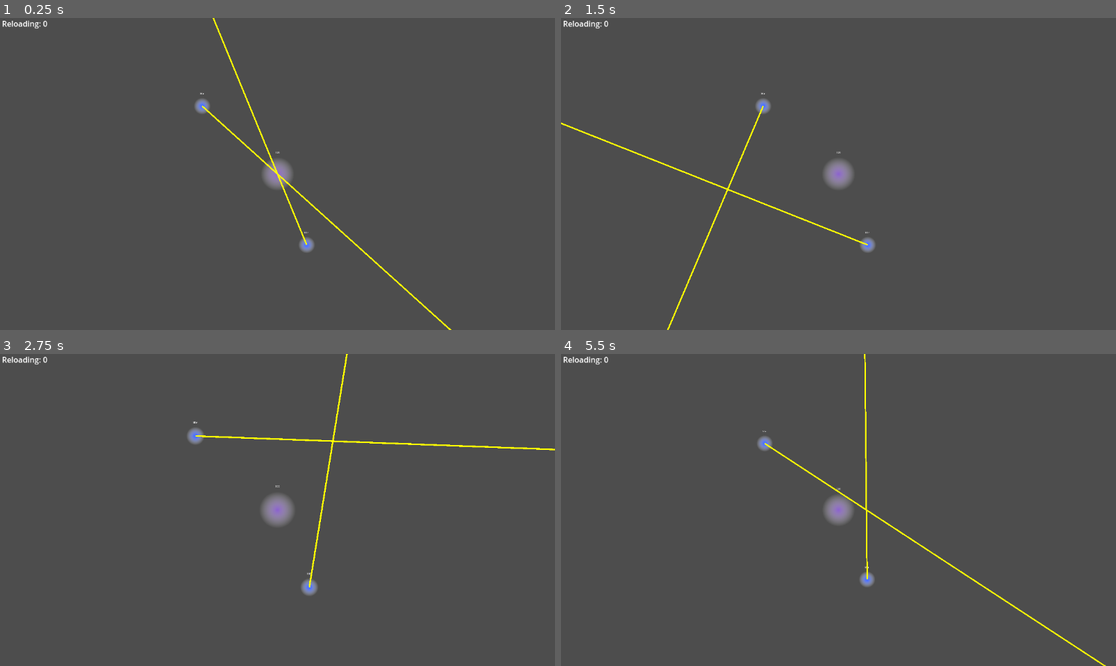
Above: before the commit, frames 1-4 (two rows, left to right).
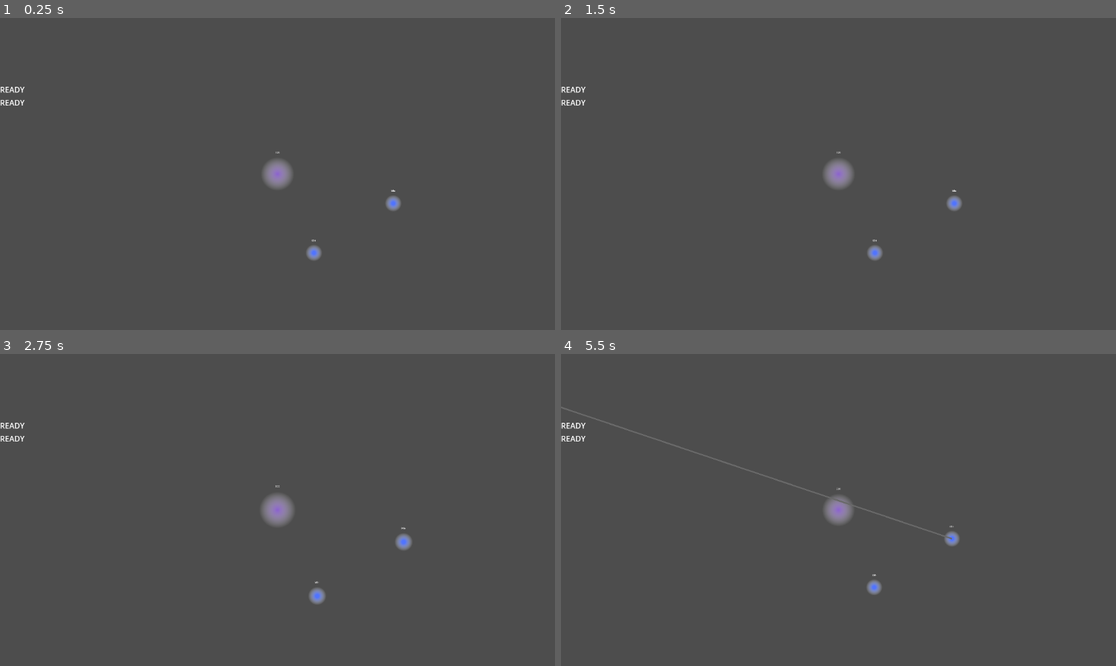
Above: after the commit, the same moments.

Repository: dwlee0802/ProbabilityShooter
Game: Godot game, scene res://Scenes/game.tscn
The game is run twice, just before and just after one commit, with the same random seed, the same clock (stepped at 60 frames per second) and the same inputs.
Inputs (mouse positions are in pixels of both pictures, inside the frame that each line leads up to):
- Up to frame 1 (0.25 s): no input
- Up to frame 2 (1.5 s): tap Enter at 0.5 s; move the mouse to (960, 158) at 0.52 s; click (960, 158) at 0.6 s; tap Middle mouse button (camera_pan) at 0.8, 1.35 s; tap Space at 1.25 s; move the mouse to (727, 189) at 1.27 s
- Up to frame 3 (2.75 s): tap Mouse wheel up (camera_zoom_in) at 1.55, 2.1 s; move the mouse to (333, 441) at 2.02 s; tap Mouse wheel down (camera_zoom_out) at 2.3 s
- Up to frame 4 (5.5 s): move the mouse to (810, 572) at 2.77 s; tap Mouse wheel down (camera_zoom_out) at 2.85 s; tap 4 (select_unit_four) at 3.05, 3.6 s; move the mouse to (1005, 556) at 3.52 s; tap 1 (select_unit_one) at 3.8, 4.35 s; tap Enter at 4.25 s; move the mouse to (672, 463) at 4.27 s; tap 3 (select_unit_three) at 4.55, 5.1 s; tap Space at 5 s; move the mouse to (866, 510) at 5.02 s; tap 2 (select_unit_two) at 5.3 s

The runs differ from the first frame. In frame 1, 1.2% of the frame differs, in the area x 0-82%, y 0-100%; in frame 2, 1.2%; in frame 3, 1.3%; in frame 4, 1.4%, in the area x 0-99%, y 0-100%.

Commit message:
Remade unit selection system.

Diff:
--- a/Scenes/CameraControl.gd
+++ b/Scenes/CameraControl.gd
@@ -2,8 +2,15 @@
 class_name CameraControl
 
 @export
-var zoomSpeed: float = 10.0
-var zoomTarget: Vector2
+var zoom_speed: float = 10.0
+var zoom_target: Vector2
+
+@export
+var move_speed: float = 10.0
+var move_target: Vector2
+# true when centering onto a unit
+# becomes false when camera is panned
+var moving: bool = false
 
 ## camera panning related stuff
 var dragging: bool = false
@@ -13,23 +20,25 @@
 
 # Called when the node enters the scene tree for the first time.
 func _ready():
-	zoomTarget = zoom
+	zoom_target = zoom
 
 func _process(delta):
-	zoom_camera(delta)
-	pan_camera()
+	_zoom_camera(delta)
+	_pan_camera()
+	_center_camera(delta)
 
-func zoom_camera(delta):
+func _zoom_camera(delta):
 	if Input.is_action_just_pressed("camera_zoom_in"):
-		zoomTarget *= 1.1
+		zoom_target *= 1.1
 
 	if Input.is_action_just_pressed("camera_zoom_out"):
-		zoomTarget *= 0.9
+		zoom_target *= 0.9
 
-	zoom = zoom.slerp(zoomTarget, zoomSpeed * delta)
+	zoom = zoom.slerp(zoom_target, zoom_speed * delta)
 
-func pan_camera():
+func _pan_camera():
 	if !dragging and Input.is_action_just_pressed("camera_pan"):
+		moving = false
 		mouse_pos_init = get_viewport().get_mouse_position()
 		camera_pos_init = position
 		dragging = true
@@ -41,5 +50,10 @@
 		var offset_vector: Vector2 = get_viewport().get_mouse_position() - mouse_pos_init
 		position = camera_pos_init - offset_vector * 1 / zoom.x
 
-func center_camera(at_pos: Vector2) -> void:
-	position = at_pos
+func _center_camera(delta) -> void:
+	if moving:
+		position = position.lerp(move_target, move_speed * delta)
+
+func center_camera_on(target_pos: Vector2) -> void:
+	moving = true
+	move_target = target_pos
--- a/Scenes/game.gd
+++ b/Scenes/game.gd
@@ -6,6 +6,9 @@
 var enemy_scene = preload("res://Scenes/enemy_unit.tscn")
 
 @onready var core: Core = $Core
+
+@export
+var units = []
 
 @export_category("Wave Setting")
 ## time in seconds between enemy unit spawns
@@ -25,19 +28,24 @@
 @export
 var no_game_over: bool = false
 
-@onready
-var selected_unit: PlayerUnit = $PlayerUnit
-
 
 # Called when the node enters the scene tree for the first time.
 func _ready():
+	# delegate front end management to input manager
+	$InputManager.game = self
+
+	units = $PlayerUnits.get_children()
+
 	EnemyUnit.core_position = core.global_position
 	core.core_killed.connect(game_over)
 	spawn_timer.timeout.connect(spawn_enemy_unit)
 	spawn_timer.start(spawn_cooldown)
 
 func _process(_delta):
-	user_interface.update_reload_label(selected_unit.action_one_reload_timer.time_left)
+	var reload_times = []
+	for unit: PlayerUnit in units:
+		reload_times.append(unit.action_one_reload_timer.time_left)
+	user_interface.update_reload_labels(reload_times)
 
 func spawn_enemy_unit() -> void:
 	var newEnemy: EnemyUnit = enemy_scene.instantiate()
--- a/Scenes/game.tscn
+++ b/Scenes/game.tscn
@@ -16,10 +16,8 @@
 [node name="SpawnTimer" type="Timer" parent="."]
 process_callback = 0
 
-[node name="InputManager" type="Node" parent="." node_paths=PackedStringArray("unit_one", "unit_two")]
+[node name="InputManager" type="Node" parent="."]
 script = ExtResource("2_webe7")
-unit_one = NodePath("../PlayerUnit")
-unit_two = NodePath("../PlayerUnit2")
 
 [node name="Camera2D" type="Camera2D" parent="InputManager"]
 zoom = Vector2(0.3, 0.3)
@@ -28,13 +26,15 @@
 
 [node name="Core" parent="." instance=ExtResource("1_i48ud")]
 
-[node name="PlayerUnit" parent="." instance=ExtResource("2_jg501")]
-position = Vector2(202, 491)
+[node name="PlayerUnits" type="Node2D" parent="."]
+
+[node name="PlayerUnit" parent="PlayerUnits" instance=ExtResource("2_jg501")]
+position = Vector2(252, 546)
 movement_speed = 500.0
 action_one_reload_time = 0.5
 
-[node name="PlayerUnit2" parent="." instance=ExtResource("2_jg501")]
-position = Vector2(-521, -470)
+[node name="PlayerUnit2" parent="PlayerUnits" instance=ExtResource("2_jg501")]
+position = Vector2(801, 203)
 movement_speed = 500.0
 action_one_reload_time = 0.5
 
@@ -43,9 +43,30 @@
 [node name="UserInterface" type="CanvasLayer" parent="."]
 script = ExtResource("5_cic1u")
 
-[node name="ReloadLabel" type="Label" parent="UserInterface"]
+[node name="TempBugfix" type="Label" parent="UserInterface"]
 offset_right = 40.0
 offset_bottom = 23.0
+text = " "
+
+[node name="ReloadState" type="VBoxContainer" parent="UserInterface"]
+offset_right = 323.0
+offset_bottom = 324.0
+alignment = 1
+
+[node name="ReloadLabel" type="Label" parent="UserInterface/ReloadState"]
+layout_mode = 2
+text = "asdf"
+
+[node name="ReloadLabel2" type="Label" parent="UserInterface/ReloadState"]
+layout_mode = 2
+text = "asdf"
+
+[node name="ReloadLabel3" type="Label" parent="UserInterface/ReloadState"]
+layout_mode = 2
+text = "asdf"
+
+[node name="ReloadLabel4" type="Label" parent="UserInterface/ReloadState"]
+layout_mode = 2
 text = "asdf"
 
 [connection signal="body_entered" from="Core" to="Core" method="_on_body_entered"]
--- a/Scenes/input_manager.gd
+++ b/Scenes/input_manager.gd
@@ -1,43 +1,33 @@
 extends Node
+class_name InputManager
 
-@export_category("Units")
-@export
-var unit_one: PlayerUnit
-@export
-var unit_two: PlayerUnit
-@export
-var unit_three: PlayerUnit
-@export
-var unit_four: PlayerUnit
+var game
 
 @onready
 var camera: CameraControl = $Camera2D
 
+static var selected_unit: PlayerUnit = null
+
 
 func _physics_process(delta):
+	var unit_index: int = 0
+	var center_camera: bool = Input.is_physical_key_pressed(KEY_SHIFT)
 	if Input.is_action_just_pressed("select_unit_one"):
-		if unit_one != null:
-			unit_one.selected = !unit_one.selected
+		unit_index = 1
 	if Input.is_action_just_pressed("select_unit_two"):
-		if unit_two != null:
-			unit_two.selected = !unit_two.selected
+		unit_index = 2
 	if Input.is_action_just_pressed("select_unit_three"):
-		if unit_three != null:
-			unit_three.selected = !unit_three.selected
+		unit_index = 3
 	if Input.is_action_just_pressed("select_unit_four"):
-		if unit_four != null:
-			unit_four.selected = !unit_four.selected
+		unit_index = 4
 
-	# center camera onto unit
-	if Input.is_action_just_pressed("center_unit_one"):
-		if unit_one != null:
-			camera.center_camera(unit_one.position)
-	if Input.is_action_just_pressed("center_unit_two"):
-		if unit_two != null:
-			camera.center_camera(unit_two.position)
-	if Input.is_action_just_pressed("center_unit_three"):
-		if unit_three != null:
-			camera.center_camera(unit_three.position)
-	if Input.is_action_just_pressed("center_unit_four"):
-		if unit_four != null:
-			camera.center_camera(unit_four.position)
+	if unit_index > 0 and unit_index <= game.units.size():
+		var selected_now: PlayerUnit = game.units[unit_index - 1]
+		if selected_now != null:
+			selected_unit = selected_now
+			if center_camera:
+				camera.center_camera_on(selected_unit.position)
+
+
+static func IsSelected(unit: PlayerUnit) -> bool:
+	return selected_unit == unit
--- a/Scenes/player_unit.gd
+++ b/Scenes/player_unit.gd
@@ -9,8 +9,6 @@
 var state_machine: StateMachine = $StateMachine
 
 @export_category("Unit Stats")
-@export
-var selected: bool = false
 @export
 var movement_speed: float = 100
 
@@ -24,7 +22,7 @@
 
 @export_category("Aim Line")
 @export
-var default_color: Color = Color.YELLOW
+var default_color: Color = Color.DIM_GRAY
 @export
 var attack_color: Color = Color.RED
 @export
@@ -43,7 +41,7 @@
 	attack_line.default_color = attack_color
 
 func _unhandled_input(event: InputEvent) -> void:
-	if !selected:
+	if !InputManager.IsSelected(self):
 		return
 
 	state_machine.process_input(event)
@@ -55,7 +53,9 @@
 func _physics_process(delta: float) -> void:
 	state_machine.process_physics(delta)
 	# make aim line follow mouse cursor
-	aim_line.set_point_position(1, get_local_mouse_position().normalized() * 10000)
+	aim_line.visible = InputManager.IsSelected(self)
+	if InputManager.IsSelected(self):
+		aim_line.set_point_position(1, get_local_mouse_position().normalized() * 10000)
 
 func _process(delta: float) -> void:
 	state_machine.process_frame(delta)
--- a/Scenes/user_interface.gd
+++ b/Scenes/user_interface.gd
@@ -1,11 +1,18 @@
 extends CanvasLayer
 class_name UserInterface
 
-var reload_label: Label
+var reload_labels = []
 
 
 func _ready():
-	reload_label = $ReloadLabel
+	reload_labels = $ReloadState.get_children()
 
-func update_reload_label(time: float) -> void:
-	reload_label.text = " Reloading: " + str(int(time * 100)/100.0)
+## reload the reload labels texts
+func update_reload_labels(times) -> void:
+	for i: int in range(reload_labels.size()):
+		reload_labels[i].visible = i < times.size()
+		if reload_labels[i].visible:
+			if times[i] == 0:
+				reload_labels[i].text = "READY"
+			else:
+				reload_labels[i].text = "Reloading(" + str(int(times[i] * 100)/100.0) + ")"
--- a/project.godot
+++ b/project.godot
@@ -51,19 +51,9 @@
 "events": [Object(InputEventKey,"resource_local_to_scene":false,"resource_name":"","device":-1,"window_id":0,"alt_pressed":false,"shift_pressed":false,"ctrl_pressed":false,"meta_pressed":false,"pressed":false,"keycode":0,"physical_keycode":49,"key_label":0,"unicode":49,"echo":false,"script":null)
 ]
 }
-center_unit_one={
-"deadzone": 0.5,
-"events": [Object(InputEventKey,"resource_local_to_scene":false,"resource_name":"","device":-1,"window_id":0,"alt_pressed":false,"shift_pressed":true,"ctrl_pressed":false,"meta_pressed":false,"pressed":false,"keycode":0,"physical_keycode":49,"key_label":0,"unicode":49,"echo":false,"script":null)
-]
-}
 select_unit_two={
 "deadzone": 0.5,
 "events": [Object(InputEventKey,"resource_local_to_scene":false,"resource_name":"","device":-1,"window_id":0,"alt_pressed":false,"shift_pressed":false,"ctrl_pressed":false,"meta_pressed":false,"pressed":false,"keycode":0,"physical_keycode":50,"key_label":0,"unicode":50,"echo":false,"script":null)
-]
-}
-center_unit_two={
-"deadzone": 0.5,
-"events": [Object(InputEventKey,"resource_local_to_scene":false,"resource_name":"","device":-1,"window_id":0,"alt_pressed":false,"shift_pressed":true,"ctrl_pressed":false,"meta_pressed":false,"pressed":false,"keycode":0,"physical_keycode":50,"key_label":0,"unicode":64,"echo":false,"script":null)
 ]
 }
 select_unit_three={
@@ -76,16 +66,6 @@
 "events": [Object(InputEventKey,"resource_local_to_scene":false,"resource_name":"","device":-1,"window_id":0,"alt_pressed":false,"shift_pressed":false,"ctrl_pressed":false,"meta_pressed":false,"pressed":false,"keycode":0,"physical_keycode":52,"key_label":0,"unicode":52,"echo":false,"script":null)
 ]
 }
-center_unit_three={
-"deadzone": 0.5,
-"events": [Object(InputEventKey,"resource_local_to_scene":false,"resource_name":"","device":-1,"window_id":0,"alt_pressed":false,"shift_pressed":true,"ctrl_pressed":false,"meta_pressed":false,"pressed":false,"keycode":0,"physical_keycode":51,"key_label":0,"unicode":35,"echo":false,"script":null)
-]
-}
-center_unit_four={
-"deadzone": 0.5,
-"events": [Object(InputEventKey,"resource_local_to_scene":false,"resource_name":"","device":-1,"window_id":0,"alt_pressed":false,"shift_pressed":true,"ctrl_pressed":false,"meta_pressed":false,"pressed":false,"keycode":0,"physical_keycode":52,"key_label":0,"unicode":36,"echo":false,"script":null)
-]
-}
 
 [rendering]
 
